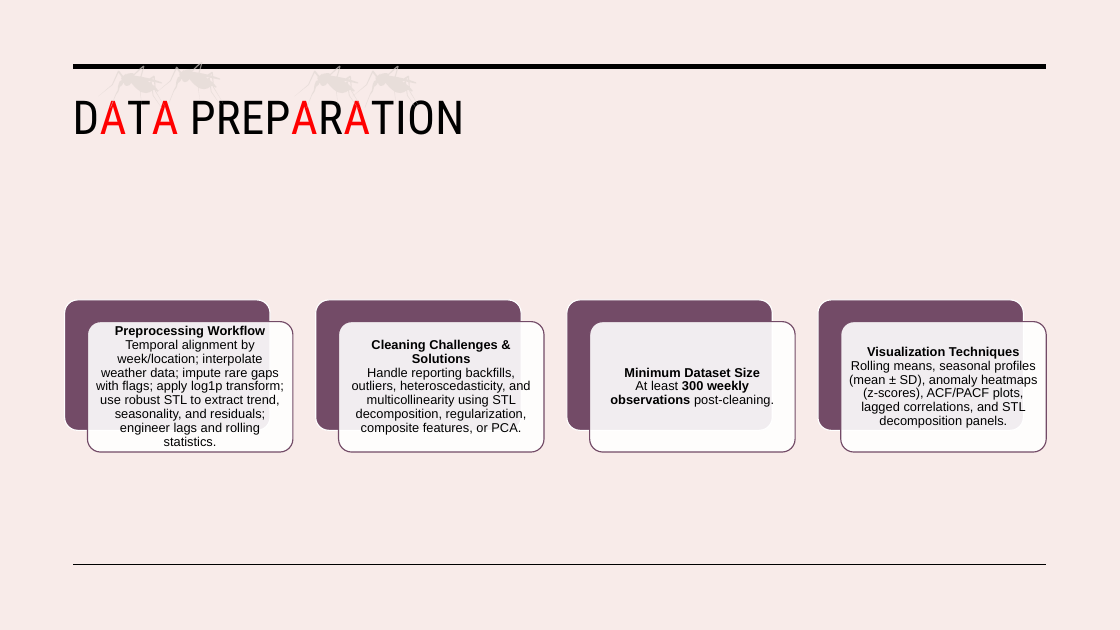
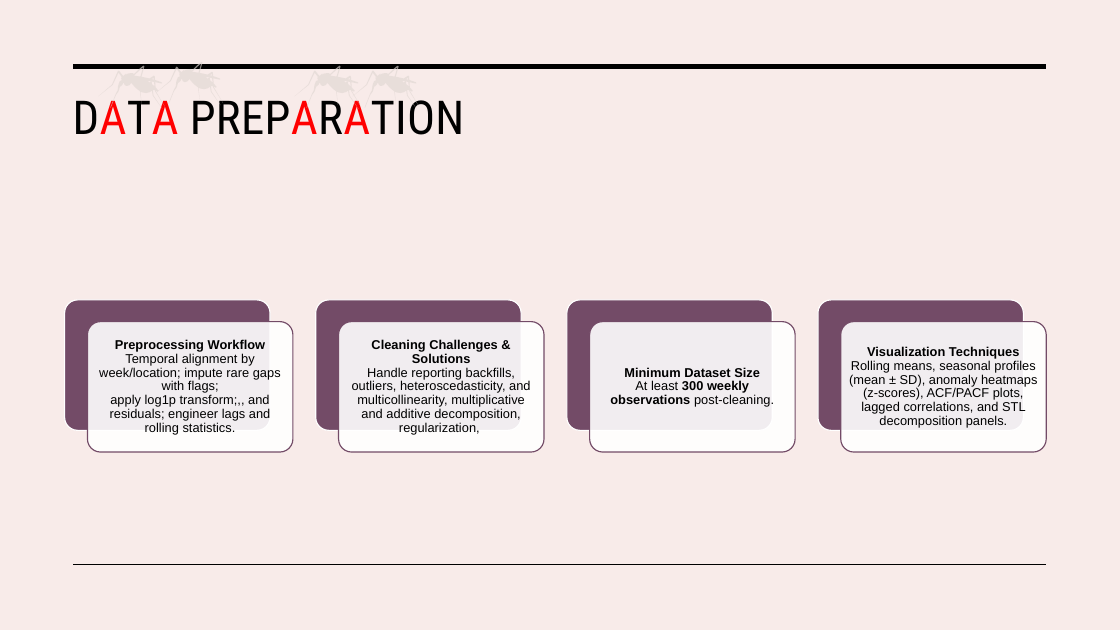
Before and after one commit to H-Rumenya/Malaria-Predictive-Model, a slide deck: slide 4 of Malaria_Predictive_model.pptx. Drawn at 1120x630 pixels with LibreOffice and Linux fonts; fonts in the diff are those of the drawing. Boxes give left, top, right and bottom in pixels: in the first picture for what was removed or moved away, otherwise in the second. Text is boxed around its words. In the diff, an @@ line names an element or a change of style, - is before the commit and + after.

```diff
--- a/Malaria_Predictive_model.pptx
+++ b/Malaria_Predictive_model.pptx
@@ text at (x1=99, y1=339, x2=281, y2=435): text changed @@
-Preprocessing Workflow
-Temporal alignment by week/location; interpolate weather data; impute rare gaps with flags; apply log1p transform; use robust STL to extract trend, seasonality, and residuals; engineer lags and rolling statistics.
+Preprocessing Workflow
+Temporal alignment by week/location; impute rare gaps with flags; apply log1p transform;,, and residuals; engineer lags and rolling statistics.
@@ text at (x1=352, y1=339, x2=530, y2=435): text changed @@
-Cleaning Challenges & Solutions
-Handle reporting backfills, outliers, heteroscedasticity, and multicollinearity using STL decomposition, regularization, composite features, or PCA.
+Cleaning Challenges & Solutions
+Handle reporting backfills, outliers, heteroscedasticity, and multicollinearity, multiplicative and additive decomposition, regularization,
```
Also in this commit, not shown: 13 other slides changed, 6 slides added, 1 slide removed, 15 other files.
